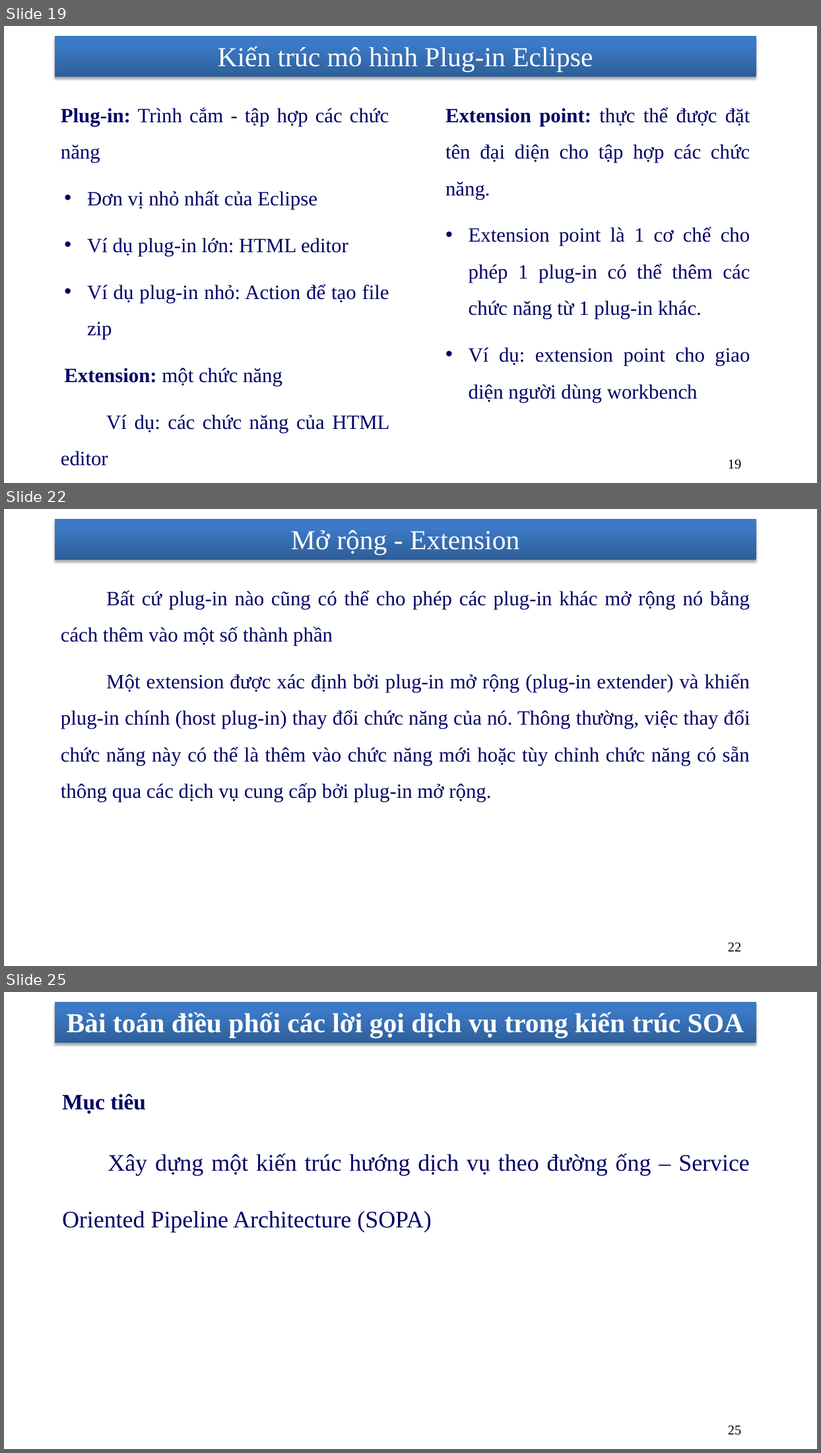
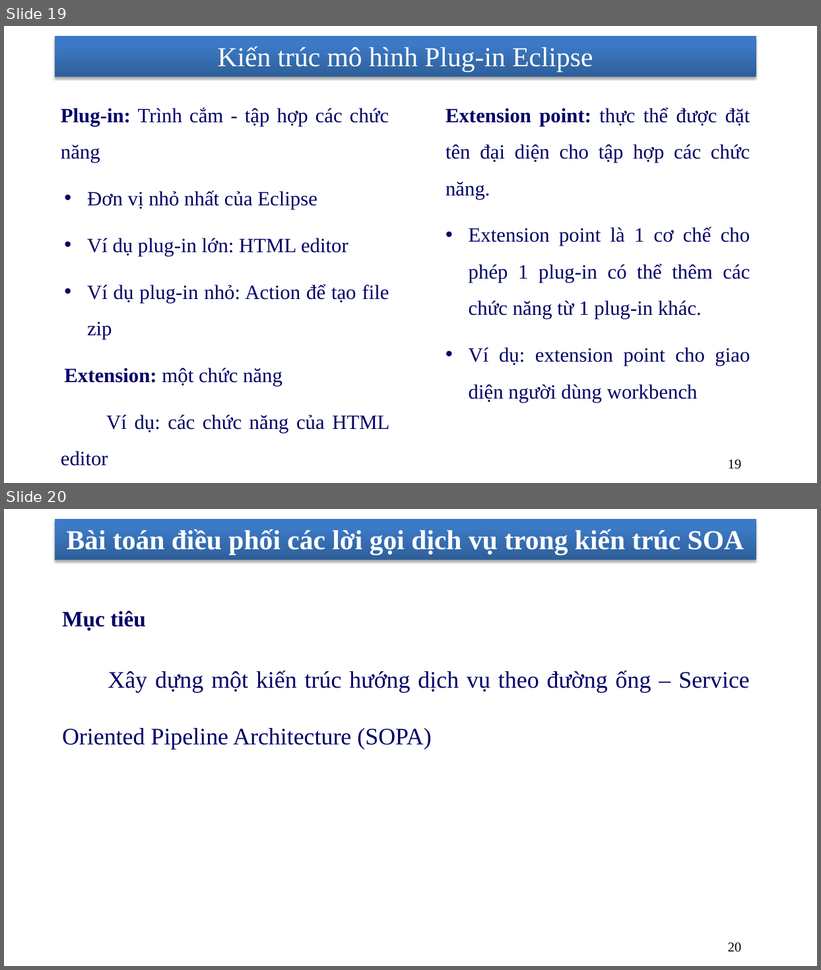
Before and after one commit to nhanhnt/LUANVAN, a slide deck: WORD/luanvan_nhanhnt_ver7.pptx. Shown one above the other, each under a label of ours: slides 19, 22 and 25 before the commit, slides 19 and 20 after it; the slides between them are not shown. The pictures are 821x1453 and 821x970 pixels, drawn with LibreOffice and Linux fonts; fonts in the diff are those of the drawing; background and template pictures are left out. Boxes give left, top, right and bottom in pixels: in the first picture for what was removed or moved away, otherwise in the second. Text is boxed around its words. In the diff, an @@ line names an element or a change of style, - is before the commit and + after.

```diff
--- a/WORD/luanvan_nhanhnt_ver7.pptx
+++ b/WORD/luanvan_nhanhnt_ver7.pptx
@@ slide 22 removed at box(4, 509, 817, 966), background picture (left out); not listed: 1 template element that a slide beside it also shows @@
@@ title removed at box(291, 530, 519, 555) @@
-Mở rộng - Extension
@@ text removed at box(61, 590, 750, 802) @@
-    Bất cứ plug-in nào cũng có thể cho phép các plug-in khác mở rộng nó bằng cách thêm vào một số thành phần
-    Một extension được xác định bởi plug-in mở rộng (plug-in extender) và khiến plug-in chính (host plug-in) thay đổi chức năng của nó. Thông thường, việc thay đổi chức năng này có thể là thêm vào chức năng mới hoặc tùy chỉnh chức năng có sẵn thông qua các dịch vụ cung cấp bởi plug-in mở rộng.
@@ page number removed at box(728, 943, 741, 952) @@
-22
@@ what was slide 25 is now slide 20 @@
@@ page number at box(728, 943, 741, 952): text changed @@
-25
+20
```
Also in this commit, not shown: 1 slide changed, 5 other slides removed.
